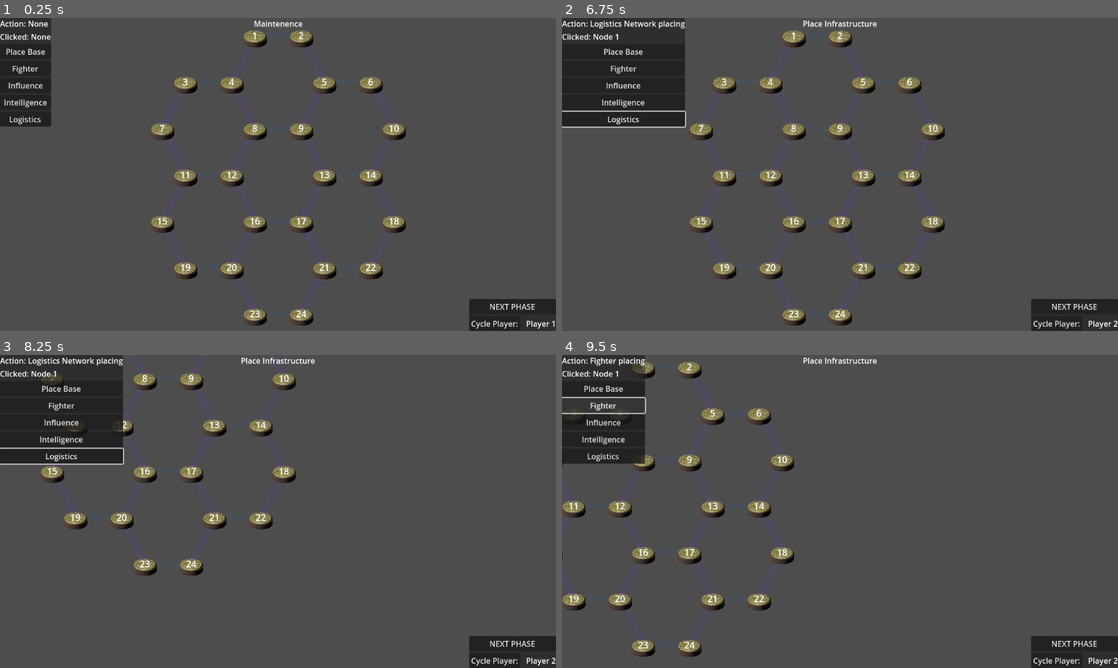
Above: before the commit, frames 1-4 (two rows, left to right).
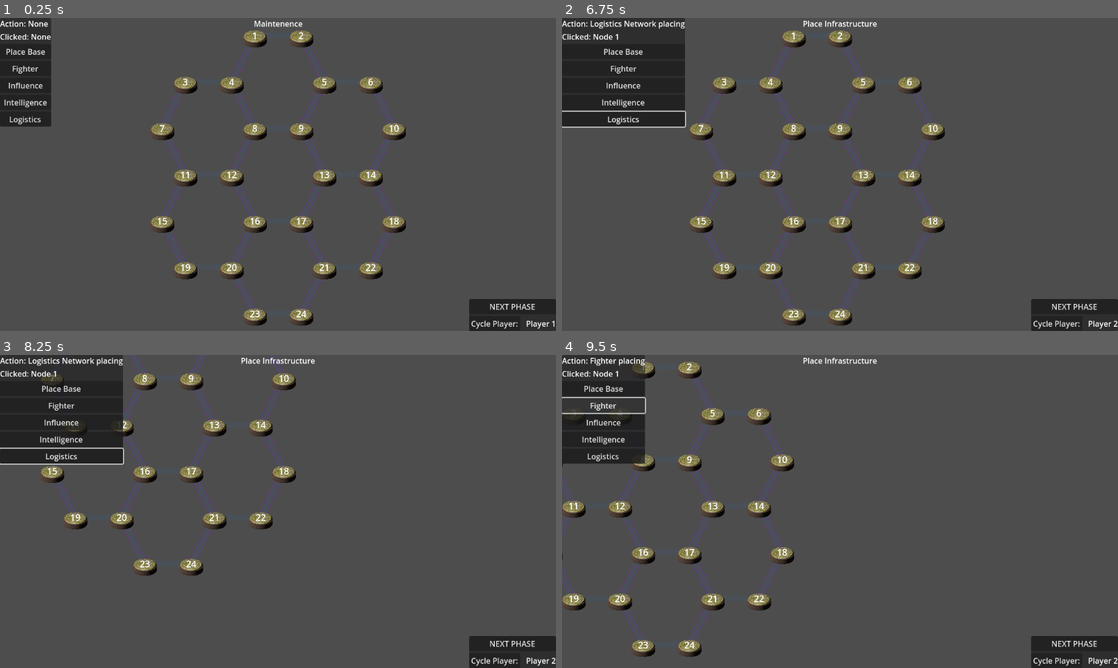
Above: after the commit, the same moments.

Repository: Sheepy3/insurgencygame
Game: Godot game, scene res://MapStuff/Map.tscn
The game is run twice, just before and just after one commit, with the same random seed, the same clock (stepped at 60 frames per second) and the same inputs. Before the commit the project has no main scene; this scene is started directly in both runs.
Inputs (mouse positions are in pixels of both pictures, inside the frame that each line leads up to):
- Up to frame 1 (0.25 s): no input
- Up to frame 2 (6.75 s): click "Fighter" at 0.5 s; click "Influence" at 1.25 s; click "Cycle Player:" at 2 s; click "NEXT PHASE" at 2.75 s; click "NEXT PHASE" at 3.5 s; click "Place Base" at 4.25 s; click "Intelligence" at 5 s; click "Logistics" at 5.75 s; tap Enter at 6.5 s; move the mouse to (817, 36) at 6.52 s; hold D (Move_right) from 6.53 s (still down); click (817, 36) at 6.6 s
- Up to frame 3 (8.25 s): move the mouse to (194, 373) at 7.27 s; release D (Move_right) at 7.28 s; hold S (Move_down) 7.28-8.03 s; tap Mouse wheel down (Scroll_down) at 7.35 s; click (194, 373) at 7.42 s; move the mouse to (189, 361) at 8.02 s; hold D (Move_right) from 8.03 s (still down); tap Mouse wheel up (Scroll_up) at 8.1 s; click (189, 361) at 8.17 s
- Up to frame 4 (9.5 s): move the mouse to (567, 398) at 8.77 s; release D (Move_right) at 8.78 s; hold W (Move_up) from 8.78 s (still down); click (567, 398) at 8.85 s

The runs differ from the first frame. In frame 1, less than 0.1% of the frame differs, in the area x 29-71%, y 18-93%; in frame 2, less than 0.1%, in the area x 24-67%, y 18-93%; in frame 3, less than 0.1%; in frame 4, less than 0.1%.

Commit message:
new network textures, started developing resource based units

Diff:
--- a/Helper_Scripts/Overseer.gd
+++ b/Helper_Scripts/Overseer.gd
@@ -17,12 +17,12 @@
 		selected_player_index +=1
 		current_player = players[selected_player_index]
 		change_player.emit()
-		print(current_player)
+		print(selected_player_index)
 	else:
 		selected_player_index = 0
 		current_player = players[selected_player_index]
 		change_player.emit()
-		print(current_player)
+		print(selected_player_index)
 
 func cycle_phases() -> void:
 	print(current_phase)
--- a/MapStuff/Map_Node.tscn
+++ b/MapStuff/Map_Node.tscn
@@ -7,7 +7,9 @@
 [ext_resource type="Texture2D" uid="uid://b2errj0riq702" path="res://Assets/Military/soldier.png" id="5_gfwxx"]
 [ext_resource type="Texture2D" uid="uid://hu7nw3o7h36q" path="res://Assets/Military/binoculars.png" id="6_ldtvt"]
 
-[sub_resource type="CircleShape2D" id="CircleShape2D_4tgex"]
+[sub_resource type="CapsuleShape2D" id="CapsuleShape2D_nkv3a"]
+radius = 7.0
+height = 21.0
 
 [node name="Map_Node" type="Node2D"]
 script = ExtResource("1_8ofst")
@@ -37,8 +39,10 @@
 script = ExtResource("3_eyrtf")
 
 [node name="CollisionShape2D" type="CollisionShape2D" parent="Map_Node_Area2D"]
+position = Vector2(0, 21)
+rotation = 1.5708
 scale = Vector2(6, 6)
-shape = SubResource("CircleShape2D_4tgex")
+shape = SubResource("CapsuleShape2D_nkv3a")
 
 [node name="Building" type="Sprite2D" parent="."]
 texture_filter = 1
--- a/MapStuff/Path.tscn
+++ b/MapStuff/Path.tscn
@@ -14,25 +14,26 @@
 [node name="Node" type="Sprite2D" parent="."]
 z_index = -1
 texture_filter = 1
-position = Vector2(120, 0)
+position = Vector2(120.5, 0)
+scale = Vector2(1.1125, 1)
 texture = ExtResource("1_dqgnp")
 
 [node name="Node_Path_Area2D" type="Area2D" parent="."]
+position = Vector2(121, 0)
 
 [node name="Node_Path_CollisionShape2D" type="CollisionShape2D" parent="Node_Path_Area2D"]
-position = Vector2(117, 0)
 shape = SubResource("RectangleShape2D_nxxog")
 
 [node name="Intelligence_Network" type="Sprite2D" parent="."]
 z_index = -1
-position = Vector2(117, 7)
-scale = Vector2(0.9, 0.9)
+position = Vector2(120.5, 7.9)
+scale = Vector2(1.1125, 1.0125)
 texture = ExtResource("3_kp47p")
 
 [node name="Logistics_Network" type="Sprite2D" parent="."]
 z_index = -1
-position = Vector2(117, -7)
-scale = Vector2(0.9, 0.9)
+position = Vector2(120.5, -7.9)
+scale = Vector2(1.1125, 1.0125)
 texture = ExtResource("4_0b5u6")
 
 [connection signal="input_event" from="Node_Path_Area2D" to="." method="_on_node_path_area_2d_input_event"]
--- a/MapStuff/map_node.gd
+++ b/MapStuff/map_node.gd
@@ -1,7 +1,10 @@
 extends Node2D
 signal A_node_clicked(Name: String)
-@export var On_node: String = ""
-@export var Has_building: bool = false
+var On_node: String = ""
+var Has_building: bool = false
+var units:Array
+
+
 
 # Called when the node enters the scene tree for the first time.
 func _ready() -> void:
--- /dev/null
+++ b/Resources/Fighter.tres
@@ -0,0 +1,9 @@
+[gd_resource type="Resource" script_class="Unit" load_steps=2 format=3 uid="uid://b2vfy3evdvmci"]
+
+[ext_resource type="Script" path="res://Resources/Unit.gd" id="1_6s4ka"]
+
+[resource]
+script = ExtResource("1_6s4ka")
+character_class = 0
+player = ""
+color = ""
--- /dev/null
+++ b/Resources/Unit.gd
@@ -0,0 +1,5 @@
+extends Resource
+class_name Unit
+@export_enum("Fighter", "Influence") var character_class: int
+@export var player:String
+@export var color:String
--- a/project.godot
+++ b/project.godot
@@ -11,6 +11,7 @@
 [application]
 
 config/name="InsurgencyGame"
+run/main_scene="res://MapStuff/Map.tscn"
 config/features=PackedStringArray("4.3", "Mobile")
 config/icon="res://icon.svg"
 
Binary file changed: Assets/Infastructure/Intelligence Network.png
Binary file changed: Assets/Infastructure/Logistics Network.png
